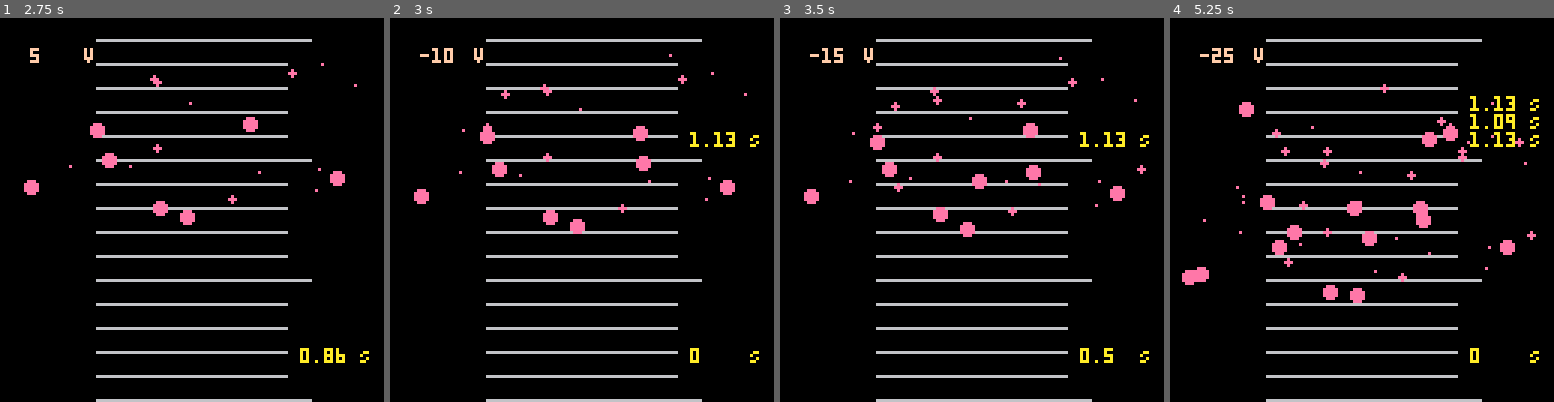
Above: before the commit, frames 1-4 (left to right).
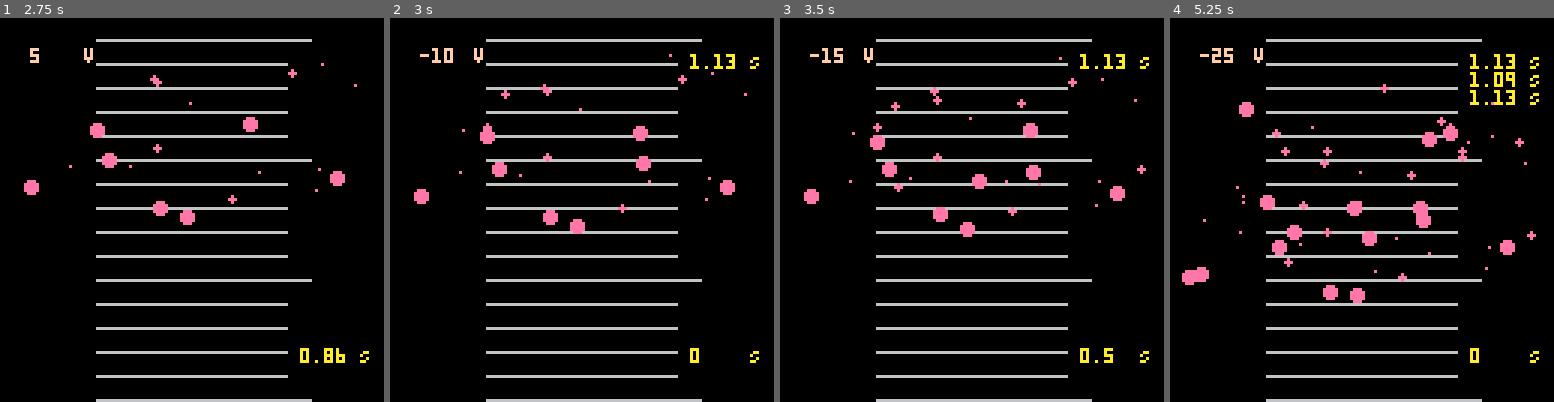
Above: after the commit, the same moments.

Repository: HeiLaut/pico8-physics-simulations
Game: PICO-8 cartridge carts/milikan_v1.p8
Same seed, same stepped clock (60 frames per second), same inputs: the game is played once before the commit and once after it.
Inputs:
- Up to frame 1 (2.75 s): tap X (X key) at 0.33, 1.07, 1.85 s; tap O (Z key) at 0.7, 1.7, 2.1, 2.5 s; hold Right 1.6-2.1 s; hold Up 2.15-2.42 s; hold Right from 2.47 s (still down)
- Up to frame 2 (3 s): keep holding Right; tap O (Z key) at 2.9 s; tap X (X key) at 2.97 s
- Up to frame 3 (3.5 s): release Right at 3.03 s; hold Left from 3.08 s (still down); tap O (Z key) at 3.3 s
- Up to frame 4 (5.25 s): release Left at 3.58 s; hold Down 3.63-3.97 s; tap O (Z key) every 0.4 s from 3.7 to 4.9 s; hold Right 4.02-4.68 s; tap X (X key) at 4.08, 5.2 s; hold Up 4.73-5.03 s; hold Left from 5.08 s (still down)

Frame 1 is identical in both runs. In frame 2, 0.4% of the frame differs, in the area x 78-97%, y 9-34%; in frame 3, 0.4%; in frame 4, 1.1%.

Commit message:
changed number of times

Diff:
--- a/carts/milikan.p8
+++ /dev/null
@@ -1,333 +0,0 @@
-pico-8 cartridge // http://www.pico-8.com
-version 30
-__lua__
-function _init()
-cls()
- oil= {} -- liste mit aktiven oel
- create_oil(5)
- t = {}
- u = 0
- scene = "intro"
- --daten:
- -- dichte 900 kg/m3
- -- plattenabstand 5e-3
- -- abstand raster 2,72e-5
-end
-
-function _update()
- if scene == "sim" then
-  foreach(oil,update_oil)
-  control()
- else
-  menu_steuerung()
- end
-end
-
-function _draw()
-
- if scene == "data" then
-  cls()
- 	draw_data()
- elseif scene == "intro" then
-  cls()
-  draw_menu()
- elseif scene == "sim" then
-  cls()
-  map(0,0)
-  foreach(oil,draw_oil)
-  draw_current()
-  draw_time()
- end
-end
--->8
--- daten oeltroepfchen
-function create_oil(x)
-	local n = {1.1,2.2,3.3,4.5,5.5,6.7,7.8,8.8,10,11.2}
-	for i = 1, x do
-		local o = {}
-		o.r = 5--rnd()*2+3.5
-		o.n = n[flr(rnd(#n)+1)]
-		o.x = rnd(120)+4
-		o.y = rnd(50)+10
-		o.dr = rnd(3) --drawradius
-		add(oil,o)
-	end
-end
--->8
--- update and draw functions
-
-function update_oil(e)
- e.auf = (3.2*abs(u)*e.n-3.6983*e.r*e.r*e.r)/(3.3929*e.r)/10
- e.ab = (3.2*abs(u)*e.n+3.6983*e.r*e.r*e.r)/(3.3929*e.r)/10
- if(u > 0) then
-  e.y += e.ab/10
- elseif(u < 0) then
-  e.y -= e.auf/10
- else
-  e.y += e.ab/10
- end
- if(e.y>200 or e.y< -100)then
-   del(o,e)
- end
-end
-
-function draw_oil(e)
- circfill(e.x,e.y,e.dr,14)
- --print(e.ab,e.x+5,e.y+5,10)
- --print(e.auf,e.x-10,e.y-5,12)
-end
-
--->8
-function control()
- local u_max  = 300
- if(abs(u) <= u_max)then
-  if(btn(2))then
-	  u +=1
-	  sfx(1)
-	 end
-	 if(btn(3))then
-	  u -=1
-	  	  sfx(1)
-	 end
-	 if(btnp(1))then
-	  if(u%5 != 0)then
-		  u = flr(u/10)*10
-		 end
-	  u +=5
-	  	  sfx(1)
-	 end
-	 if(btnp(0))then
-	 if(u%5 != 0)then
-		  u = flr(u/10)*10
-		 end
-	  u -=5
-	  	  sfx(1)
-	 end
-	elseif(u>u_max)then
-	 u = u_max
-	elseif(u<-u_max)then
-	 u = -u_max
-	end
- if(btnp(4))then
-  create_oil(5)
-  sfx(0)
- end
- if(btnp(5)and not p)then
-  u = -u
-  sfx(2)
-  add(t,time())
- end
-end
-
-function draw_current()
-	print(u,10,10,15)
-	print("v",28,10,15)
-end
-
-function draw_time()
- if #t == 7 then
-  del(t,t[1])
- end
-  for i = 2, #t do
-  local dt = flr((t[i]-t[i-1])*100)/100
-  print(dt,100,i*6,10)
- end
- local t1 = 0
- if #t>0 then
-  t1 = t[#t]
- end
- print(flr((time()-t1)*100)/100,100,110,10)
-end
--->8
---menu
-function draw_menu()
- print("der milikan-versuch",30,10,7)
- print("…………………………",28,17,7)
- print("steuerung:",20,30,8)
- print("⬆️⬇️⬅️➡️ - spannung regeln",20,40,18)
- print("x - spannung umpolen",20,50,18 )
- print(" und uhr start/stopp",31,60,18)
- print("c - oel spruehen",20,70,18)
- print("p - pause/menu",20,80,18)
- print("weiter mit x",40,100,10)
-end
-
-function menu_steuerung()
- if btnp(5) and scene == "intro" then
-  scene = "data"
- elseif btnp(5) and scene == "data" then
-  scene = "sim"
- end
-end
-
-function draw_data()
-  print("versuchsdaten",40,10,8)
-
-  print("dichte oel: 900 kg/m^3",10,40,18)
-  print("viskositaet: 18e-6 kg/(ms)",10,50,18 )
-  print("plattenabstand: 5e-3 m",10,60,18)
-  print("skalenabstand: 2.72e-5 m",10,70,18)
-  print("weiter mit x",40,100,10)
-
-end
-…(140 lines of a section not shown)…
-__map__
-0000000001010101010101010100000000000000000000000000000000000000000000000000000000000000000000000000000000000000000000000000000000000000000000000000000000000000000000000000000000000000000000000000000000000000000000000000000000000000000000000000000000000000
-0000000001010101010101010400000000000000000000000000000000000000000000000000000000000000000000000000000000000000000000000000000000000000000000000000000000000000000000000000000000000000000000000000000000000000000000000000000000000000000000000000000000000000
-0000000001010101010101010400000000000000000000000000000000000000000000000000000000000000000000000000000000000000000000000000000000000000000000000000000000000000000000000000000000000000000000000000000000000000000000000000000000000000000000000000000000000000
-0000000001010101010101010000000000000000000000000000000000000000000000000000000000000000000000000000000000000000000000000000000000000000000000000000000000000000000000000000000000000000000000000000000000000000000000000000000000000000000000000000000000000000
-0000000001010101010101010000000000000000000000000000000000000000000000000000000000000000000000000000000000000000000000000000000000000000000000000000000000000000000000000000000000000000000000000000000000000000000000000000000000000000000000000000000000000000
-0000000001010101010101010100000000000000000000000000000000000000000000000000000000000000000000000000000000000000000000000000000000000000000000000000000000000000000000000000000000000000000000000000000000000000000000000000000000000000000000000000000000000000
-0000000001010101010101010000000000000000000000000000000000000000000000000000000000000000000000000000000000000000000000000000000000000000000000000000000000000000000000000000000000000000000000000000000000000000000000000000000000000000000000000000000000000000
-0000000001010101010101010000000000000000000000000000000000000000000000000000000000000000000000000000000000000000000000000000000000000000000000000000000000000000000000000000000000000000000000000000000000000000000000000000000000000000000000000000000000000000
-0000000001010101010101010000000000000000000000000000000000000000000000000000000000000000000000000000000000000000000000000000000000000000000000000000000000000000000000000000000000000000000000000000000000000000000000000000000000000000000000000000000000000000
-0000000201010101010101010000000000000000000000000000000000000000000000000000000000000000000000000000000000000000000000000000000000000000000000000000000000000000000000000000000000000000000000000000000000000000000000000000000000000000000000000000000000000000
-0000000001010101010101010100000000000000000000000000000000000000000000000000000000000000000000000000000000000000000000000000000000000000000000000000000000000000000000000000000000000000000000000000000000000000000000000000000000000000000000000000000000000000
-0000000001010101010101010000000000000000000000000000000000000000000000000000000000000000000000000000000000000000000000000000000000000000000000000000000000000000000000000000000000000000000000000000000000000000000000000000000000000000000000000000000000000000
-0000000001010101010101010000000000000000000000000000000000000000000000000000000000000000000000000000000000000000000000000000000000000000000000000000000000000000000000000000000000000000000000000000000000000000000000000000000000000000000000000000000000000000
-0000000001010101010101010000000000000000000000000000000000000000000000000000000000000000000000000000000000000000000000000000000000000000000000000000000000000000000000000000000000000000000000000000000000000000000000000000000000000000000000000000000000000000
-0000000001010101010101010000000000000000000000000000000000000000000000000000000000000000000000000000000000000000000000000000000000000000000000000000000000000000000000000000000000000000000000000000000000000000000000000000000000000000000000000000000000000000
-0000000001010101010101010100000000000000000000000000000000000000000000000000000000000000000000000000000000000000000000000000000000000000000000000000000000000000000000000000000000000000000000000000000000000000000000000000000000000000000000000000000000000000
-…(4 lines of a section not shown)…
--- a/carts/milikan_v1.p8
+++ b/carts/milikan_v1.p8
@@ -125,13 +125,14 @@
 end
 
 function draw_time()
- if #t == 7 then
+ if #t == 6 then
   del(t,t[1])
  end
   for i = 2, #t do
+  local col=10
   local dt = flr((t[i]-t[i-1])*100)/100
-  print(dt,100,50-i*6,10)
-  print("S",120,50-i*6,10)
+  print(dt,100,i*6,col)
+  print("S",120,i*6,col)
  end
  local t1 = 0
  if #t>0 then
Not shown, changed: 139 lines of the sprite sheet (__gfx__) section of carts/milikan.p8
Not shown, changed: the thumbnail (__label__) section of carts/milikan.p8
Not shown, changed: the sound effects (__sfx__) section of carts/milikan.p8
